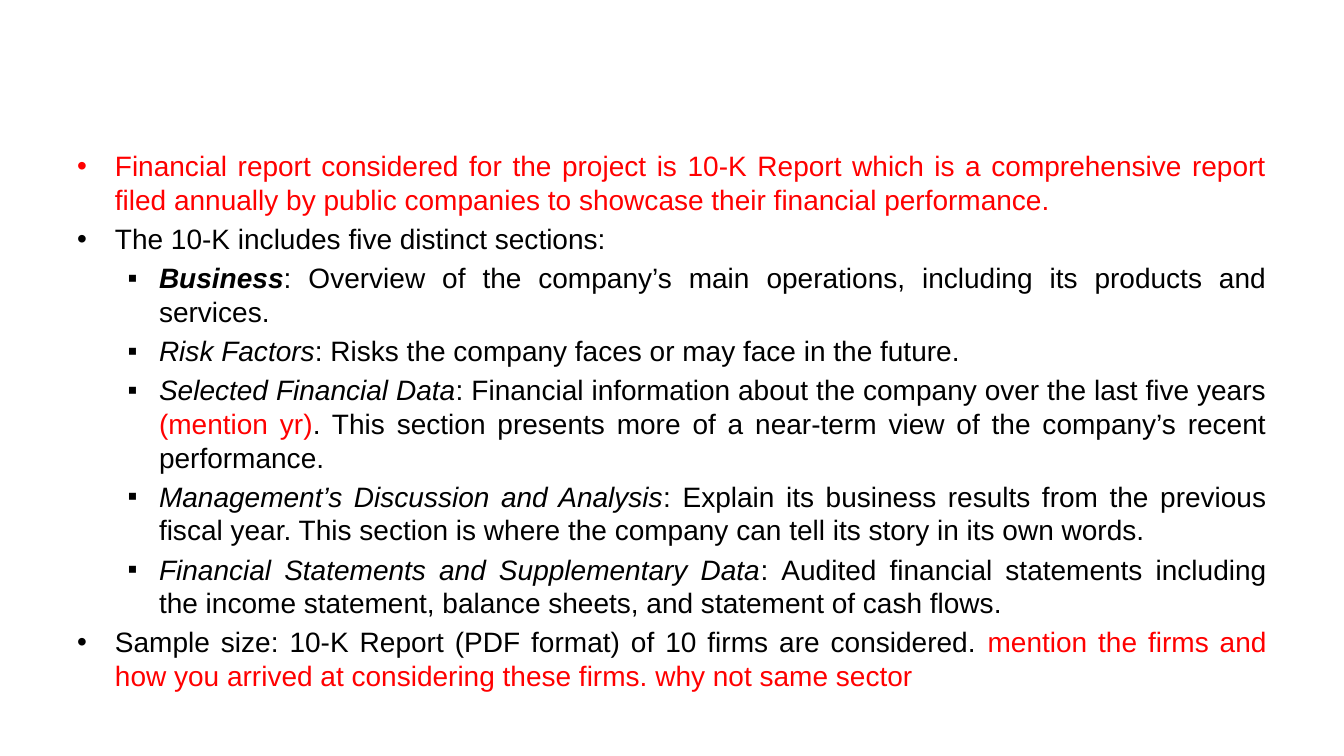
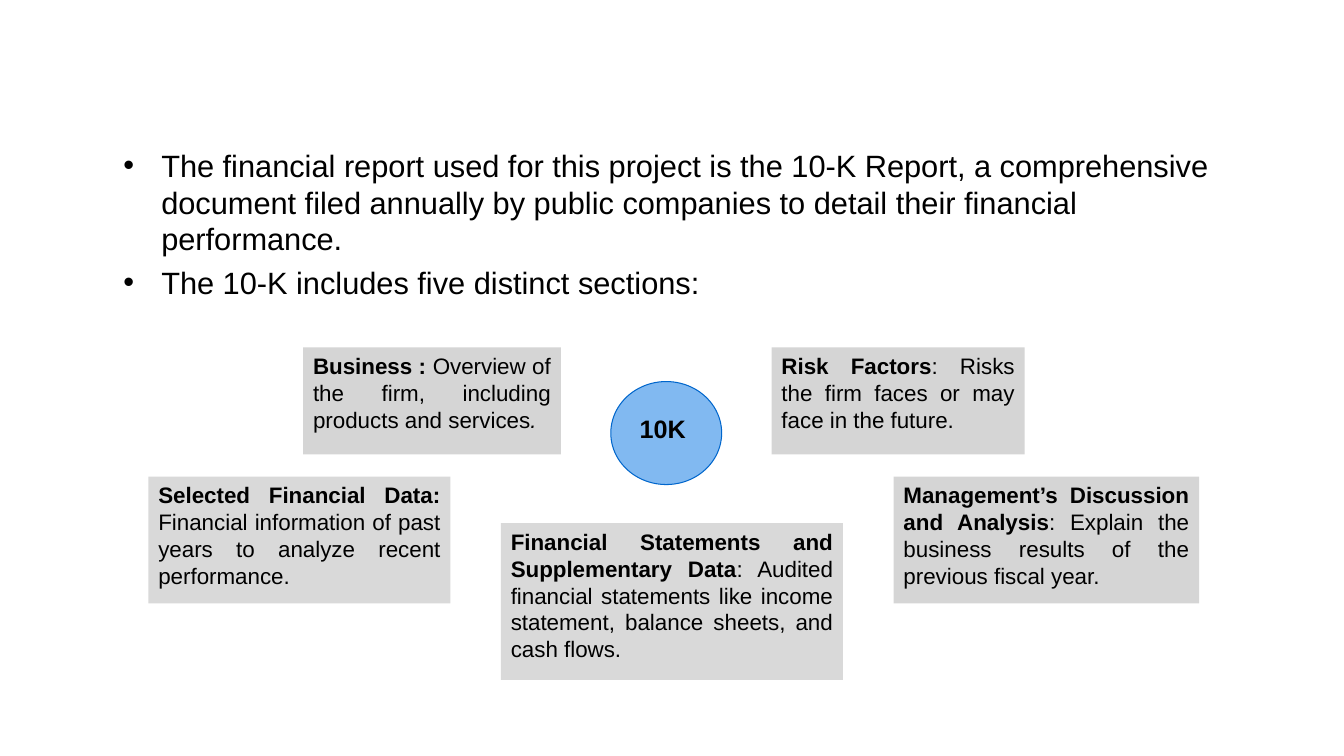
Before and after one commit to rgkannan676/Financial_Q-A_Chatbot, a slide deck: slide 4 of Kannan_QA_Chatbot_Assignment.pptx. Drawn at 1344x756 pixels with LibreOffice and Linux fonts; fonts in the diff are those of the drawing; background and template pictures are left out. Boxes give left, top, right and bottom in pixels: in the first picture for what was removed or moved away, otherwise in the second. Text is boxed around its words. In the diff, an @@ line names an element or a change of style, - is before the commit and + after.

```diff
--- a/Kannan_QA_Chatbot_Assignment.pptx
+++ b/Kannan_QA_Chatbot_Assignment.pptx
@@ title "DATA" at <box>68,21,1277,86</box>: size 44 to 34 pt @@
@@ text "The financial report used for ...": place and size @@
-text "The financial report used for ..." at <box>115,155,1267,691</box>
+text "The financial report used for ..." at <box>161,154,1208,295</box>
@@ text at <box>161,154,1208,256</box>: text changed; size 20 to 22 pt; text colour #FF0000 to #000000 @@
-• Financial report considered for the project is 10-K Report which is a comprehensive report filed annually by public companies to showcase their financial performance.
+• The financial report used for this project is the 10-K Report, a comprehensive document filed annually by public companies to detail their financial performance.
@@ text at <box>115,267,1267,691</box>: paragraphs removed @@
-  ▪ Business: Overview of the company’s main operations, including its products and services.
-  ▪ Risk Factors: Risks the company faces or may face in the future.
-  ▪ Selected Financial Data: Financial information about the company over the last five years (mention yr). This section presents more of a near-term view of the company’s recent performance.
-  ▪ Management’s Discussion and Analysis: Explain its business results from the previous fiscal year. This section is where the company can tell its story in its own words.
-  ▪ Financial Statements and Supplementary Data: Audited financial statements including the income statement, balance sheets, and statement of cash flows.
-• Sample size: 10-K Report (PDF format) of 10 firms are considered. mention the firms and how you arrived at considering these firms. why not same sector
@@ text at <box>161,271,699,295</box>: size 20 to 22 pt in "The 10-K includes five distinct sections:"; alignment justified to left @@
@@ rectangle added at <box>303,348,562,455</box>, fill #D5D5D5, 16 pt, text #000000 @@
+Business : Overview of the firm, including products and services.
@@ rectangle added at <box>771,348,1024,455</box>, fill #D5D5D5, 16 pt, text #000000 @@
+Risk Factors: Risks the firm faces or may face in the future.
@@ ellipse added at <box>611,382,722,485</box>, fill #81B9F1, outline #0066CC 0.75 pt @@
@@ text added at <box>640,420,686,439</box>, 18 pt, text #000000, bold @@
+10K
@@ rectangle added at <box>148,477,451,604</box>, fill #D9D9D9, 16 pt, text #000000 @@
+Selected Financial Data: Financial information of past years to analyze recent performance.
@@ rectangle added at <box>893,477,1199,604</box>, fill #D5D5D5, 16 pt, text #000000 @@
+Management’s Discussion and Analysis: Explain the business results of the previous fiscal year.
@@ rectangle added at <box>501,523,843,681</box>, fill #D9D9D9, 16 pt, text #000000 @@
+Financial Statements and Supplementary Data: Audited financial statements like income statement, balance sheets, and cash flows.
```
Also in this commit, not shown: 11 other slides changed, 5 slides added, 3 slides removed, 2 other files.
